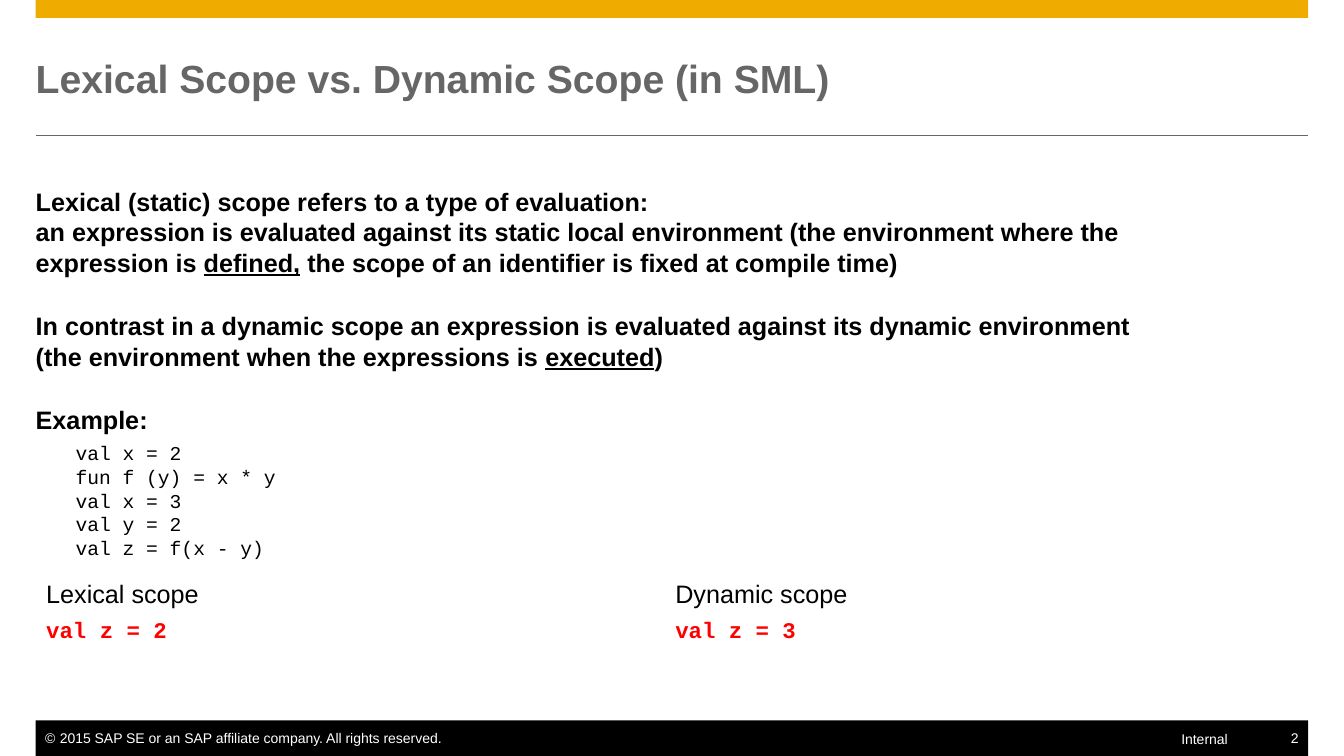
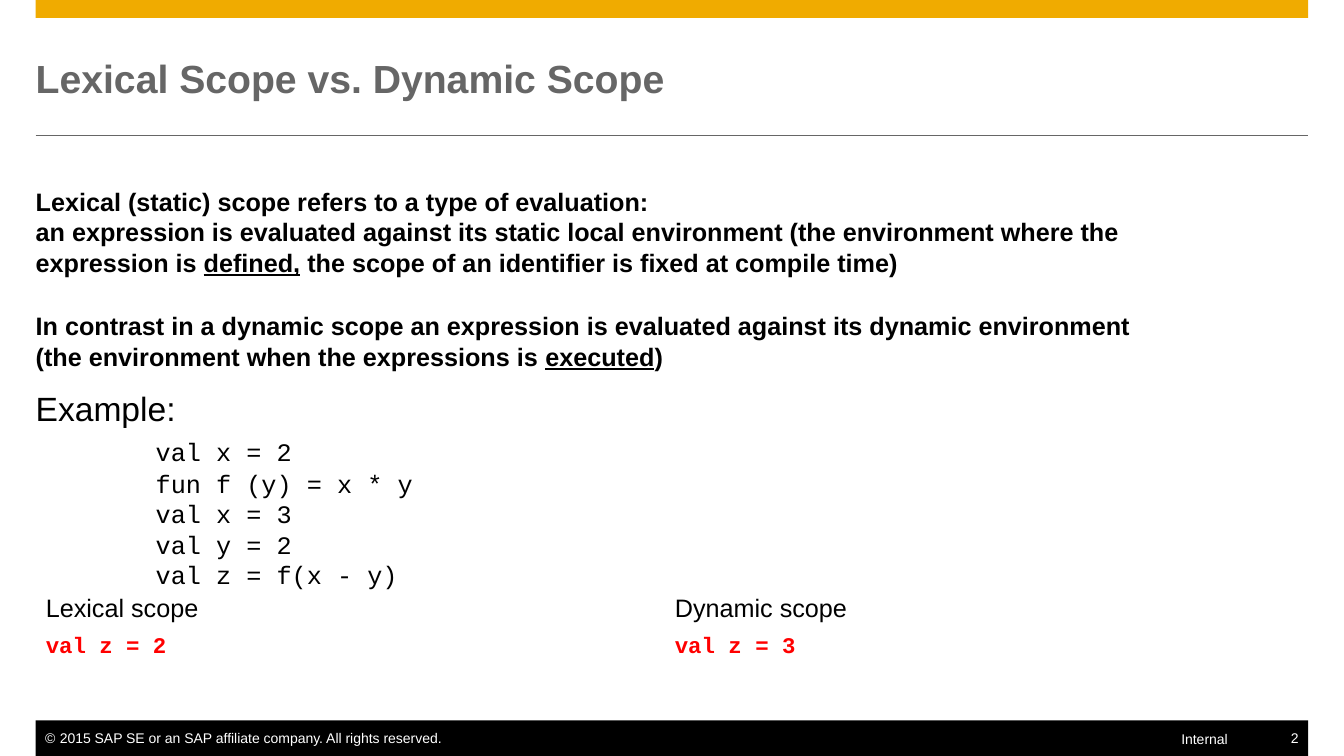
Before and after one commit to mxpang/jerryslide, a slide deck: slide 2 of training/ProgrammingLanguage/001_closure.pptx. Drawn at 1344x756 pixels with LibreOffice and Linux fonts; fonts in the diff are those of the drawing. Boxes give left, top, right and bottom in pixels: in the first picture for what was removed or moved away, otherwise in the second. Text is boxed around its words. In the diff, an @@ line names an element or a change of style, - is before the commit and + after.

```diff
--- a/training/ProgrammingLanguage/001_closure.pptx
+++ b/training/ProgrammingLanguage/001_closure.pptx
@@ title at <box>36,64,664,101</box>: text changed @@
-Lexical Scope vs. Dynamic Scope (in SML)
+Lexical Scope vs. Dynamic Scope
@@ text at <box>36,410,276,559</box>: paragraph removed @@
-Example:
-val x = 2
-fun f (y) = x * y
-val x = 3
-val y = 2
-val z = f(x - y)
@@ text added at <box>36,396,413,590</box>, 18 pt, text #000000 @@
+Example:
+val x = 2
+fun f (y) = x * y
+val x = 3
+val y = 2
+val z = f(x - y)
@@ table: place and size @@
-table at <box>36,576,1294,659</box>
+table at <box>35,589,1293,672</box>
```
Also in this commit, not shown: 1 other slide changed, 1 slide removed, 2 other files.
